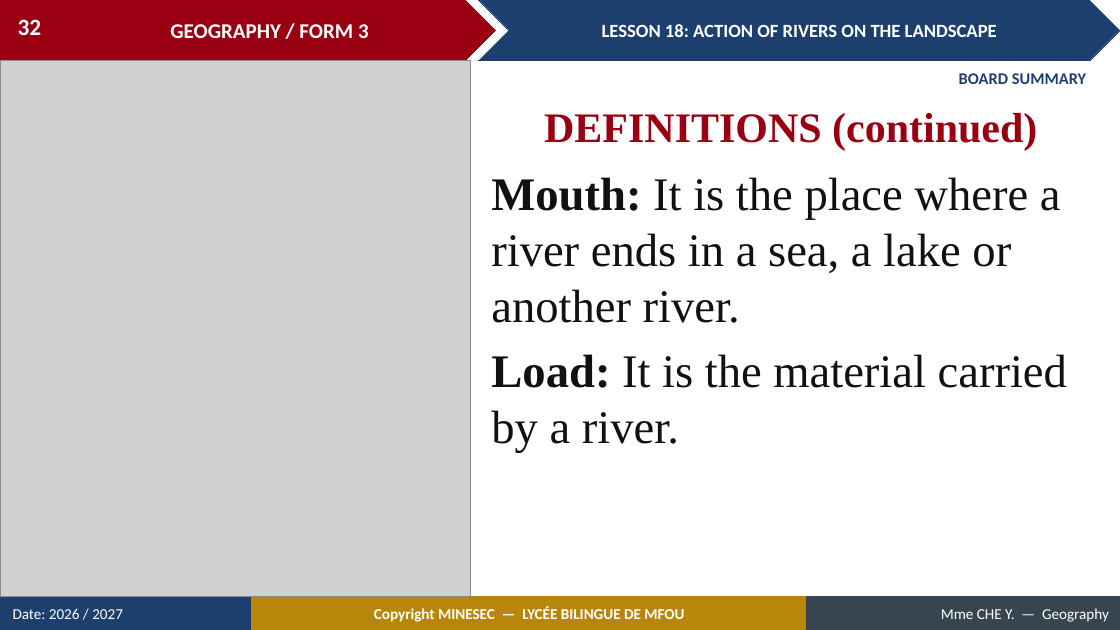
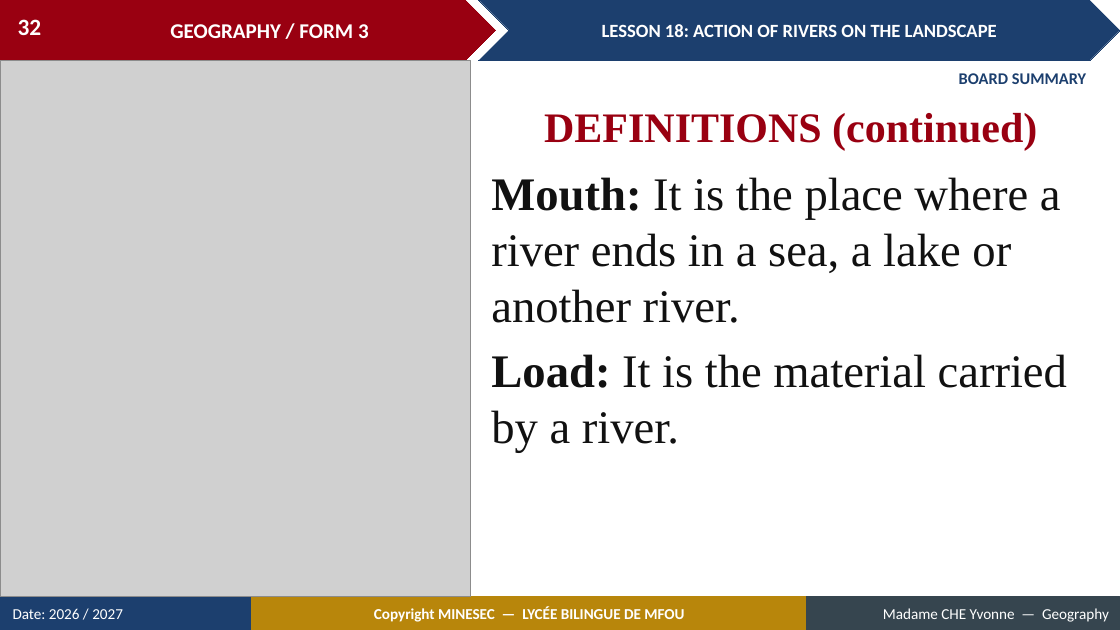
Before and after one commit to Berthautk/linea-github, a slide deck: slide 32 of lecons/F3_Lycee_Bilingue_Mfou/22_FORM4_LESSON18_Action_of_Rivers.pptx. Drawn at 1120x630 pixels with LibreOffice and Linux fonts; fonts in the diff are those of the drawing; grey boxes stand for pictures. Boxes give left, top, right and bottom in pixels: in the first picture for what was removed or moved away, otherwise in the second. Text is boxed around its words. In the diff, an @@ line names an element or a change of style, - is before the commit and + after.

```diff
--- a/lecons/F3_Lycee_Bilingue_Mfou/22_FORM4_LESSON18_Action_of_Rivers.pptx
+++ b/lecons/F3_Lycee_Bilingue_Mfou/22_FORM4_LESSON18_Action_of_Rivers.pptx
@@ text at (883,608,1109,622): text changed @@
-Mme CHE Y. — Geography
+Madame CHE Yvonne — Geography
```
Also in this commit, not shown: 48 other slides changed, 46 other files.
